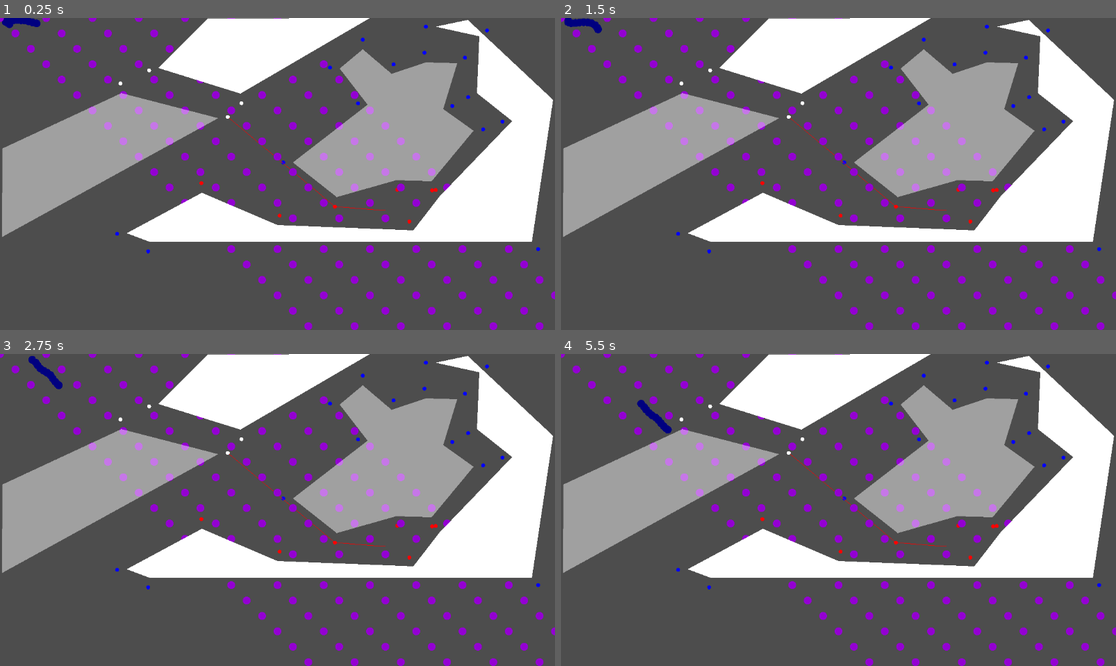
Above: before the commit, frames 1-4 (two rows, left to right).
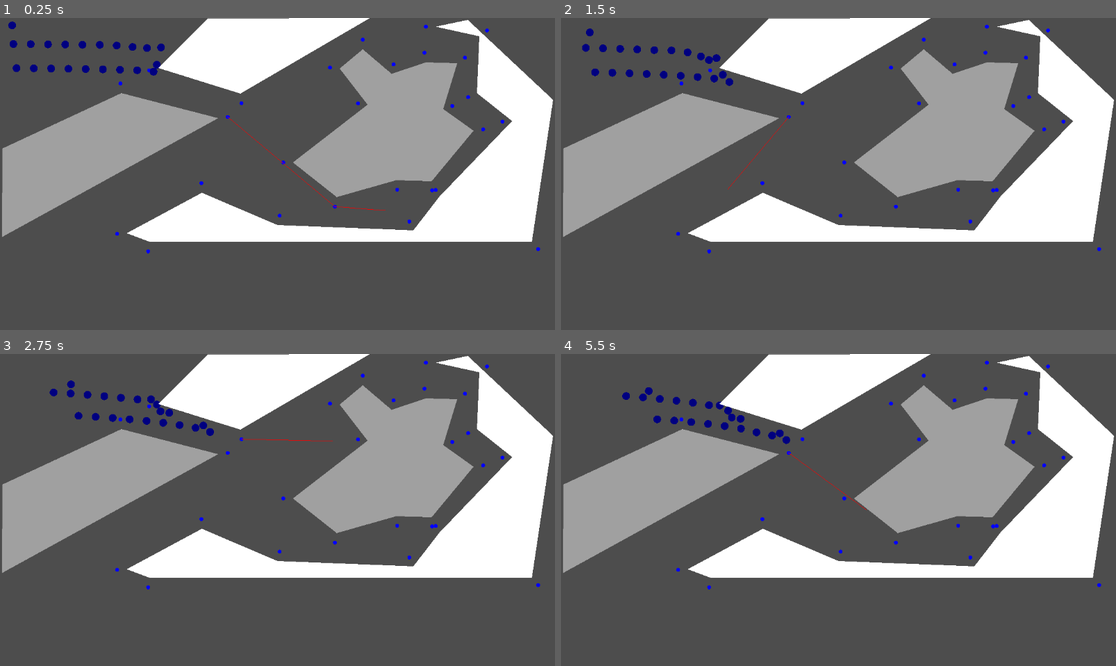
Above: after the commit, the same moments.

Repository: marwansabih/navigation
Game: Godot game, scene res://nav_test.tscn
Same seed, same stepped clock (60 frames per second), same inputs: the game is played once before the commit and once after it. The project has no main scene, so this scene is started directly.
Inputs (mouse positions are in pixels of both pictures, inside the frame that each line leads up to):
- Up to frame 1 (0.25 s): no input
- Up to frame 2 (1.5 s): move the mouse to (960, 158) at 0.52 s; click (960, 158) at 0.67 s; tap Enter at 1.25 s; move the mouse to (727, 189) at 1.27 s; click (727, 189) at 1.42 s
- Up to frame 3 (2.75 s): move the mouse to (333, 441) at 2.02 s; click (333, 441) at 2.17 s
- Up to frame 4 (5.5 s): move the mouse to (810, 572) at 2.77 s; click (810, 572) at 2.92 s; move the mouse to (1005, 556) at 3.52 s; click (1005, 556) at 3.67 s; move the mouse to (672, 463) at 4.27 s; click (672, 463) at 4.42 s; move the mouse to (866, 510) at 5.02 s; click (866, 510) at 5.17 s

The runs differ from the first frame. In frame 1, 4.3% of the frame differs, in the area x 0-100%, y 0-100%; in frame 2, 4.4%; in frame 3, 4.4%; in frame 4, 4.4%.

Commit message:
added motion planning and collision avoidance using navigaion vector field paper

Diff:
--- a/geometry_utils.gd
+++ b/geometry_utils.gd
@@ -1,5 +1,50 @@
 class_name GeometryUtils
 extends Node
+
+static func get_wall_points(line, distance):
+	var p1: Vector2 = line[0]
+	var p2: Vector2 = line[1]
+	var start = p1
+	var end = p2
+	if p1.y > p2.y:
+		start = p2
+		end = p1
+	if p1.x < p2.x:
+		start = p1
+		end = p2
+
+	var dir_1 = p1.direction_to(p2)
+	var dir_2 = dir_1.rotated(PI/2)
+	var A = start - dir_2 * distance
+	var B = end - dir_2 * distance
+	var C = end + dir_2 * distance
+	var D = start + dir_2 * distance
+	var polygon = [A,B,C,D]
+
+	# Mark sourrounding rectangle
+	var up = INF
+	var down = -INF
+	var left = INF
+	var right = -INF
+
+	for point in polygon:
+		up = int(min(up, point.y))
+		down =int(max(down, point.y))
+		left = int(min(left, point.x))
+		right = int(max(right, point.x))
+
+	up = up - up % 8
+	left = left - left % 8
+
+	var positions = []
+
+	for p_x in range(left, right + 1, 8):
+		for p_y in range(up, down + 1, 8):
+			var pos = Vector2(p_x, p_y)
+			if Geometry2D.is_point_in_polygon(pos, polygon):
+				positions.append(pos)
+	return positions
+
 
 static func orientation(p, q, r):
 	# to find the orientation of an ordered triplet (p,q,r)
@@ -86,6 +131,12 @@
 
 
 static func get_closest_mesh_position(position):
-	var x = int(position.x) - (int(position.x) % 8)
-	var y = int(position.y) - (int(position.y) % 8)
+	var dx = int(position.x) % 8
+	var dy = int(position.y) % 8
+	if dx > 4:
+		dx + 8
+	if dy > 4:
+		dy + 8
+	var x = int(position.x) - dx
+	var y = int(position.y) - dy
 	return Vector2(x,y)
--- a/navigation_isometrie.gd
+++ b/navigation_isometrie.gd
@@ -2,8 +2,8 @@
 
 var point
 
-var dim_x = 120
-var dim_y = 120
+var dim_x = 200
+var dim_y = 200
 
 var base_mesh = []
 var occupancy_mesh = []
@@ -12,16 +12,59 @@
 var edges = []
 var occupied_polygons = []
 
+var pos_to_walls = {}
+
+var walls = []
+
+func setup_pos_to_wall():
+	for i in range(dim_x):
+		for j in range(dim_y):
+			pos_to_walls[Vector2(8*i, 8*j)] = []
+
+	for polygon in $Poly.get_children():
+		var poly = polygon.polygon
+		var size = len(poly)
+		for i in range(size):
+			var next_i = (i+1) % size
+			var p1 = poly[i]
+			var p2 = poly[next_i]
+			var wall = [p1,p2]
+			walls.append(wall)
+			var ps = GeometryUtils.get_wall_points(wall, 100)
+			for p in ps:
+				if p in pos_to_walls:
+					pos_to_walls[p].append(wall)
+
+
+func generate_wall_velocity(
+	pos,
+	wall,
+	strength
+):
+	var rel = pos - wall[0]
+	var dir = (wall[1] - wall[0]).normalized()
+	var orth = rel - rel.dot(dir) * dir
+	var dist = orth.length()
+	if dist > 8:
+		return Vector2(0, 0)
+	return orth
+	#return (5 - dist) * strength * orth
+	#return (orth/dist**2 ) * strength
 
 func vec_ortho(pos, dir, x, y):
 	pass
 
-func generate_source_velocity(pos, loc, strength):
+func generate_goal_velocity(pos, loc, strength):
+	return strength * pos.direction_to(loc)
+
+func generate_source_velocity(pos, loc, strength, dist_power):
 	var p_x = pos.x - loc.x
 	var p_y = pos.y - loc.y
-	var v_x = strength * p_x/(p_x**2 + p_y**2)
-	var v_y = strength * p_y/(p_x**2 + p_y**2)
-	return Vector2(v_x,v_y)
+	var dist = pos.distance_to(loc)
+	var v_x =  p_x/sqrt(p_x**2 + p_y**2)
+	var v_y =  p_y/sqrt(p_x**2 + p_y**2)
+	#print(Vector2(v_x, v_y).length())
+	return strength / dist**dist_power * Vector2(v_x,v_y) * ( 1 +  randf())
 
 func get_local_dir(pos: Vector2, goal: Vector2):
 	var pos_m = GeometryUtils.get_closest_mesh_position(pos)
@@ -32,16 +75,51 @@
 			var delta_pos = Vector2((i-4)*8, (j-4)*8) + pos_m
 			if not delta_pos in actor_position_mesh:
 				continue
-			map_polys.append_array(polygon_position_mesh[delta_pos])
-			var actors = actor_position_mesh[delta_pos]
-			actor_positions.append_array(actors)
-
-	var dir = Vector2(0,0)
+			if true:
+				continue
+			#var actors = actor_position_mesh[delta_pos]
+			#actor_positions.append_array(actors)
+
+	#for actor in fake_characters:
+	#	actor_positions.append(actor)
+
+	if pos.distance_to(fake_character["position"]) > 0.01:
+		actor_positions.append(fake_character["position"])
+
+	for actor in fake_chars:
+		var f_pos = actor["position"]
+		if pos.distance_to(f_pos) > 0.01:
+			#print("f_pos" + str(f_pos))
+			actor_positions.append(f_pos)
+		#break
+
+	return VFUtils.get_dir(
+		pos,
+		actor_positions,
+		goal,
+		8
+	)
+
+	var dir_source = Vector2(0,0)
 	var dist = pos.distance_to(goal)
 	for point in actor_positions:
-		dir += generate_source_velocity(pos, point, 15)
-	dir += generate_source_velocity(pos, goal, -20 - dist)
-	return dir.normalized()
+		dir_source += generate_source_velocity(pos, point, 3000,2)
+	var dir_wall = Vector2(0,0)
+	if pos_m in pos_to_walls:
+		for wall in pos_to_walls[pos_m]:
+			dir_wall += generate_wall_velocity(pos, wall, 10000000)
+	#var dir_goal = generate_source_velocity(pos, goal, -100 - dist, 0)
+	var dir_goal = generate_goal_velocity(pos, goal, 50)
+	#if dir_goal.length()/ dir_wall.length() < 1.2:
+	#	dir_goal *= 10
+	#if dir_source.length() / dir_goal.length() < 1.2:
+	#	dir_source * 4
+	#if dir_source.length() / dir_wall.length() < 1.2:
+	#	dir_wall * 4
+	# added random addition to prevent  "stuck in back and forth loop"
+	if dir_wall.length() > 0.1:
+		return 2*dir_wall.normalized()
+	return (dir_goal + dir_source).normalized()
 
 func plane_in_dir(dir):
 	pass
@@ -119,7 +197,6 @@
 					continue
 				polygon_position_mesh[pos].append(poly.polygon)
 
-
 func setup_actor_position_mesh():
 	for i in range(dim_x):
 		for j in range(dim_y):
@@ -256,6 +333,22 @@
 			var pos = Vector2(i*8, j*8)
 			add_visible_edges(pos)
 
+func subdivide_shortest_path(path):
+	var new_path = [path[0]]
+	for i in range(len(path)-1):
+		var p1: Vector2 = new_path.back()
+		var p2: Vector2 = path[i+1]
+
+		var dist = p1.distance_to(p2)
+		var nr_sub_points = max(int(dist/5),1)
+		var dir = p1.direction_to(p2).normalized()
+		for j in range(nr_sub_points):
+			var delta = float(j+1) / float(nr_sub_points) * dist
+			new_path.append(p1 + delta * dir)
+	return new_path
+
+
+
 func shortest_path_between_positions(
 	p1: Vector2,
 	p2: Vector2
@@ -263,13 +356,14 @@
 	if not intersect_with_occupied_polygons(p1, p2):
 		return [p1,p2]
 
-	var neigh_1 = position_to_visible_edges[p1]
-	var neigh_2 = position_to_visible_edges[p2]
+	var p1_m = GeometryUtils.get_closest_mesh_position(p1)
+	var p2_m = GeometryUtils.get_closest_mesh_position(p2)
+
+	var neigh_1 = position_to_visible_edges[p1_m]
+	var neigh_2 = position_to_visible_edges[p2_m]
 	var min_dist = INF
 	var edge_1
 	var edge_2
-	var p1_m = GeometryUtils.get_closest_mesh_position(p1)
-	var p2_m = GeometryUtils.get_closest_mesh_position(p2)
 	for i in neigh_1:
 		var dist_1 = GeometryUtils.isometric_distance(p1_m, edges[i])
 		for j in neigh_2:
@@ -280,15 +374,19 @@
 				edge_2 = j
 				min_dist = dist
 
+	if not edge_1 or not edge_2:
+		return
+
 	var path = edges_to_path[edge_1][edge_2]
 	var s_path = [p1]
 	s_path.append_array(path)
 	s_path.append(p2)
+	#s_path = subdivide_shortest_path(s_path)
 	return s_path
 
 
 var fake_character = {
-	"velocity" =50,
+	"velocity" =75,
 	"position" = Vector2(8,8),
 	"dir" = null,
 	"local_path" = null
@@ -299,26 +397,47 @@
 func generate_fake_chars():
 	for i in range(10):
 		var char = {
-			"velocity" =50,
-			"position" = Vector2(16 + 8*i,8),
+			"velocity" =75,
+			"position" = Vector2(16 + 36*i,100),
 			"dir" = null,
 			"local_path" = null
 		}
 		fake_chars.append(char)
+		var char2 = {
+			"velocity" =50,
+			"position" = Vector2(16 + 36*i,50),
+			"dir" = null,
+			"local_path" = null
+		}
+		fake_chars.append(char2)
 
 
 var fake_characters = []
 
+func inisde_polygon(pos):
+	for poly in $Poly.get_children():
+		if Geometry2D.is_point_in_polygon(pos,poly.polygon):
+			return true
+	return false
 
 func generate_fake_characters():
+	return
+	for poly in $Poly.get_children():
+		for ele in poly.polygon:
+			fake_characters.append(ele)
+	return
 	for i in range(100):
-		fake_characters.append(Vector2(i*32,i*32))
-		fake_characters.append(Vector2((i+3)*32,i*32))
-		fake_characters.append(Vector2((i+6)*32,i*32))
-		fake_characters.append(Vector2((i+9)*32,i*32))
-		fake_characters.append(Vector2((i+12)*32,i*32))
-		fake_characters.append(Vector2((i+15)*32,i*32))
-		fake_characters.append(Vector2((i+18)*32,i*32))
+		for j in range(7):
+			var pos = Vector2(i*32 + i*3 + j * 64, i*16)
+			if not inisde_polygon(pos):
+				fake_characters.append(pos)
+
+		#fake_characters.append(Vector2((i+3)*32,i*16))
+		#fake_characters.append(Vector2((i+6)*32,i*16))
+		#fake_characters.append(Vector2((i+9)*32,i*16))
+		#fake_characters.append(Vector2((i+12)*32,i*16))
+		#fake_characters.append(Vector2((i+15)*32,i*16))
+		#fake_characters.append(Vector2((i+18)*32,i*16))
 
 func put_characters_to_mesh():
 	for char in fake_characters:
@@ -339,7 +458,7 @@
 	var dir = character["dir"]
 	var velocity = character["velocity"]
 	var pos = character["position"]
-	if path[0].distance_to(pos) < 3:
+	if path[0].distance_to(pos) < 10:
 		path.pop_front()
 		if path:
 			character["dir"] = pos.direction_to(path[0])
@@ -384,6 +503,7 @@
 
 # Called when the node enters the scene tree for the first time.
 func _ready():
+	setup_pos_to_wall()
 	generate_fake_chars()
 	setup_polygon_position_mesh()
 	for polygon in $Poly.get_children():
@@ -401,14 +521,29 @@
 	)
 	for fake_char in fake_chars:
 		var short_path = shortest_path_between_positions(
-			fake_character["position"],
+			fake_char["position"],
 			Vector2(800, 400)
 		)
 		shortest_paths.append(short_path)
+
+
 	generate_fake_characters()
 	setup_actor_position_mesh()
 	put_characters_to_mesh()
 
+func _input(event):
+	if event is InputEventMouseButton:
+		print("Mouse Click/Unclick at: ", event.position)
+		shortest_path = shortest_path_between_positions(
+			fake_character["position"],
+			event.position
+		)
+		for i in len(shortest_paths):
+			var short_path = shortest_path_between_positions(
+				fake_chars[i]["position"],
+				event.position
+			)
+			shortest_paths[i] = short_path
 
 func _physics_process(delta):
 	queue_redraw()
@@ -417,6 +552,7 @@
 		shortest_path,
 		delta
 	)
+
 	for i in range(len(fake_chars)):
 		var f_c = fake_chars[i]
 		var s_p = shortest_paths[i]
@@ -425,19 +561,28 @@
 func _draw():
 	for edge in edges:
 		draw_circle(edge, 4, Color.BLUE)
-	for i in range(len(shortest_path) - 1):
-		var start = shortest_path[i]
-		var end = shortest_path[i+1]
-		draw_line(start, end, Color.RED)
-
-	var v_e_1 = position_to_visible_edges[Vector2(64, 64)]
-	var v_e_2 = position_to_visible_edges[Vector2(800, 400)]
-
-	for e in v_e_1:
-		draw_circle(edges[e], 4, Color.WHITE)
-
-	for e in v_e_2:
-		draw_circle(edges[e], 4, Color.RED)
+	if shortest_path:
+		for i in range(len(shortest_path) - 1):
+			var start = shortest_path[i]
+			var end = shortest_path[i+1]
+			draw_line(start, end, Color.RED)
+
+	#for path in shortest_paths:
+	#	if not path:
+	#		continue
+	#	for i in range(len(path) - 1):
+	#		var start = path[i]
+	#		var end = path[i+1]
+	#		draw_line(start, end, Color.RED)
+
+	#var v_e_1 = position_to_visible_edges[Vector2(64, 64)]
+	#var v_e_2 = position_to_visible_edges[Vector2(800, 400)]
+
+	#for e in v_e_1:
+	#	draw_circle(edges[e], 4, Color.WHITE)
+
+	#for e in v_e_2:
+	#	draw_circle(edges[e], 4, Color.RED)
 
 	draw_circle(fake_character["position"], 8, Color.NAVY_BLUE)
 
@@ -446,13 +591,44 @@
 
 	if fake_character["local_path"]:
 		var path = fake_character["local_path"]
-		#for i in range(len(path) -1):
-		#	draw_line(path[i], path[i+1], Color.BLACK, 1)
+		for i in range(len(path) -1):
+			draw_line(path[i], path[i+1], Color.BLACK, 1)
+
+	"""
+	var obs_ps = [
+		Vector2(50, 50),
+		Vector2(75, 75),
+		Vector2(125, 75),
+		Vector2(80, 40)
+	]
+
+	for p in obs_ps:
+		draw_circle(p, 8, Color.NAVY_BLUE)
+
+	draw_circle(Vector2(256, 256,), 8, Color.RED)
+
+	for i in range(100):
+		for j in range(100):
+			var x = i * 32
+			var y = j * 32
+			var dir = VFUtils.get_dir(
+					Vector2(x,y),
+					obs_ps,
+					Vector2(256,256),
+					8
+			)
+			draw_line(Vector2(x,y), Vector2(x,y) + 16 * dir, Color.WHITE, 3)
+			draw_circle(Vector2(x,y) + 16 * dir, 2, Color.BLUE)
+
+	"""
+
+	#for pos in pos_to_walls:
+	#	if pos_to_walls[pos]:
+	#		draw_circle(pos, 2, Color.WHITE)
+	#	for wall in pos_to_walls[pos]:
+	#		draw_line(wall[0], wall[1], Color.GREEN, 3)
 
 	#var pos_m = GeometryUtils.get_closest_mesh_position(fake_character["position"])
-
-	#print("actor_pos")
-	#print(pos_m)
 	#var actor_positions = []
 	#for i in range(9):
 	#	for j in range(9):
@@ -472,6 +648,13 @@
 		#draw_polyline(square2, Color.BLUE, 1)
 		#draw_line(square2[0], square2[3], Color.BLUE, 1)
 
+	var pos = fake_character["position"]
+	var f_c_pos = GeometryUtils.get_closest_mesh_position(pos)
+	if f_c_pos in pos_to_walls:
+		for wall in pos_to_walls[f_c_pos]:
+			var dir = generate_wall_velocity(pos, wall, 15)
+			draw_line(pos, pos + 30 * dir, Color.RED, 3)
+
 	"""
 	for p_c in actor_positions:
 		draw_circle(p_c, 8, Color.RED)
--- /dev/null
+++ b/vectorfield_utils.gd
@@ -0,0 +1,109 @@
+extends Node
+
+class_name VFUtils
+
+static func vector_field(
+	pos: Vector2,
+	dir: Vector2,
+	lambda: float,
+	x : float,
+	y: float
+):
+	var dx = x - pos.x
+	var dy = y - pos.y
+	return Vector2(
+		(lambda-1) * dir.x * dx**2 + lambda * dir.y * dx * dy - dir.x * dy**2,
+		(lambda-1) * dir.y * dx**2 + lambda * dir.x * dx * dy - dir.y * dy**2
+	)
+
+static func dipole(
+	pos: Vector2,
+	dir: Vector2,
+	x : float,
+	y: float
+):
+	var dx = x - pos.x
+	var dy = y - pos.y
+	return Vector2(
+		dir.x * dx**2 + 2 * dir.y * dx * dy - dir.x * dy**2,
+		dir.y * dy**2 + 2 * dir.x * dx * dy - dir.y * dx**2
+	)
+
+static func obstacle_field(
+	pos: Vector2,
+	goal: Vector2,
+	x : float,
+	y: float
+):
+	var dx = x - pos.x
+	var dy = y - pos.y
+
+	var p = goal.direction_to(pos)
+	var decision = p.x * dx + p.y * dy
+	if decision < 0:
+		return vector_field(pos, p, 0, x, y)
+	return vector_field(pos, p, 1, x, y)
+
+static func beta(pos, radius, x, y):
+	var dx = x - pos.x
+	var dy = y- pos.y
+	return radius**2 - dx**2 - dy**2
+
+static func beta_z(radius):
+	return -3*radius**2
+
+static func beta_f(radius, delta_r):
+	return (1 - (2 + delta_r)**2) * radius**2
+
+static func sigma(pos, radius, x, y):
+	var b_z = beta_z(radius)
+	var b_f = beta_f(radius, 0.1)
+	var b_r = beta(pos, radius, x, y)
+	if b_r < b_f:
+		return 1
+	if b_f < b_r and b_r < b_z:
+		var a = 2/(b_z-b_f)**3
+		var b = - 3*(b_z + b_f)/(b_z-b_f)**3
+		var c =  6*b_z*b_f/(b_z-b_f)**3
+		var d =  b_z**2*(b_z - 3*b_f)/(b_z-b_f)**3
+
+		return a*b_r**3 + b * b_r**2 + c * b_r + d
+
+
+	return 0
+
+static func get_dir(
+	pos: Vector2,
+	obstacle_positions,
+	goal: Vector2,
+	radius
+):
+	var attractive_field = dipole(
+		goal,
+		pos.direction_to(goal),
+		pos.x,
+		pos.y
+	)
+
+	var attractive_factor = 1
+
+	var repulsive_field = Vector2(0,0)
+
+	for o_pos in obstacle_positions:
+		var sig = sigma(
+			o_pos,
+			radius,
+			pos.x,
+			pos.y
+		)
+		attractive_factor *= sig
+		var r_f = obstacle_field(
+			o_pos,
+			goal,
+			pos.x,
+			pos.y
+		)
+		repulsive_field += (1-sig)*r_f
+
+	return (attractive_factor * attractive_field + repulsive_field).normalized()
+	#return attractive_field.normalized()
